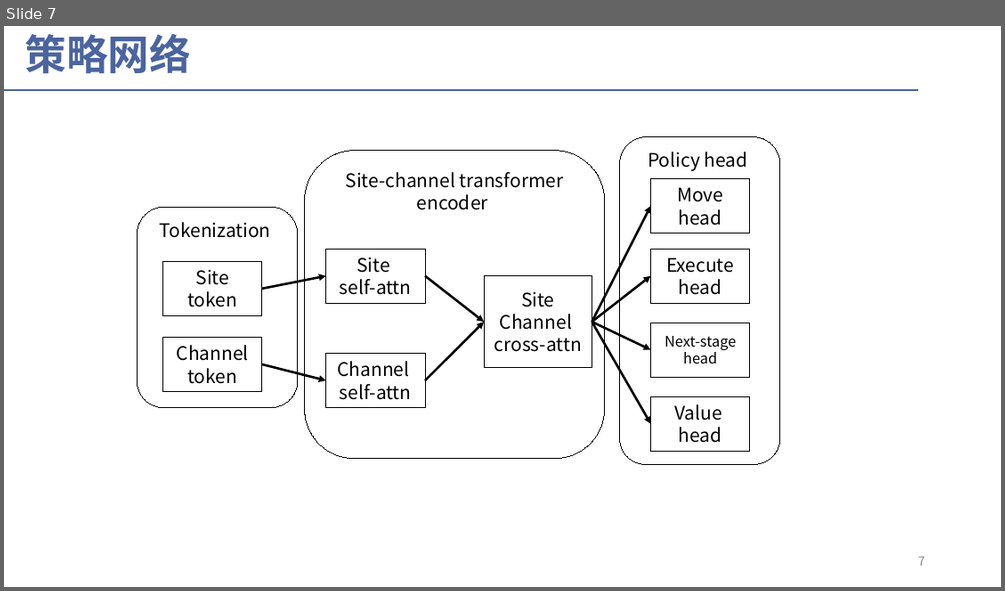
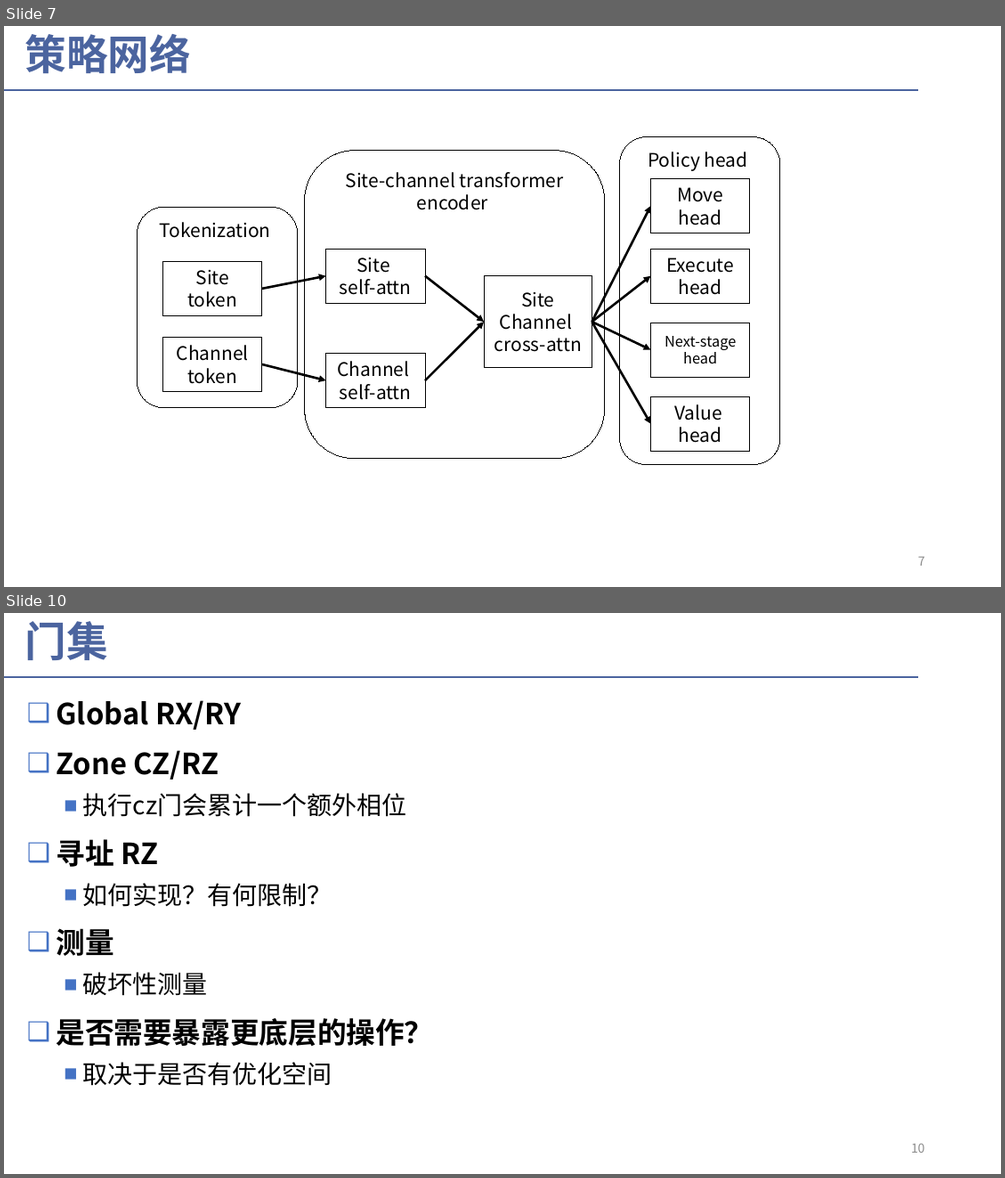
Before and after one commit to liyongshang/work-files, a slide deck: 07.pptx. Shown one above the other, each under a label of ours: slide 7 before the commit, slides 7 and 10 after it; the slides between them are not shown. The pictures are 1005x591 and 1005x1178 pixels, drawn with LibreOffice and Linux fonts; fonts in the diff are those of the drawing. Boxes give left, top, right and bottom in pixels: in the first picture for what was removed or moved away, otherwise in the second. Text is boxed around its words. In the diff, an @@ line names an element or a change of style, - is before the commit and + after.

```diff
--- a/07.pptx
+++ b/07.pptx
@@ slide 10 added at (4, 613, 1001, 1174), background #FFFFFF; not listed: 1 template element that a slide beside it also shows @@
@@ title added at (25, 621, 108, 660), 40 pt, text #4B649F, bold @@
+门集
@@ text added at (57, 700, 434, 1086), 28 pt, text #000000, bold @@
+❑ Global RX/RY
+❑ Zone CZ/RZ
+  ■ 执行cz门会累计一个额外相位
+❑ 寻址 RZ
+  ■ 如何实现？有何限制？
+❑ 测量
+  ■ 破坏性测量
+❑ 是否需要暴露更底层的操作？
+  ■ 取决于是否有优化空间
@@ page number added at (911, 1143, 925, 1152), 12 pt, text #8C8C8C @@
+10
```
Also in this commit, not shown: 1 slide changed, 3 other slides added.
